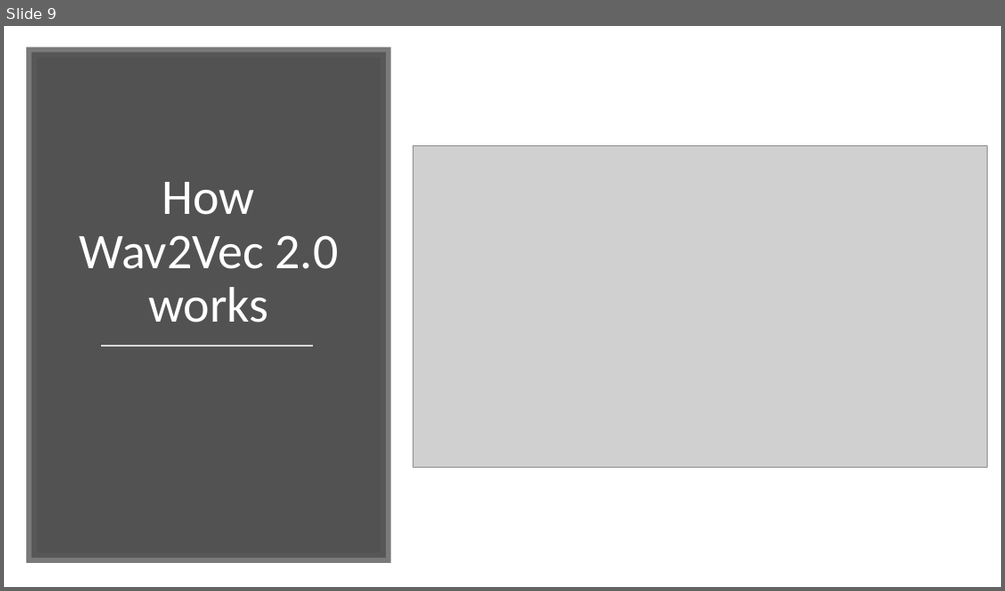
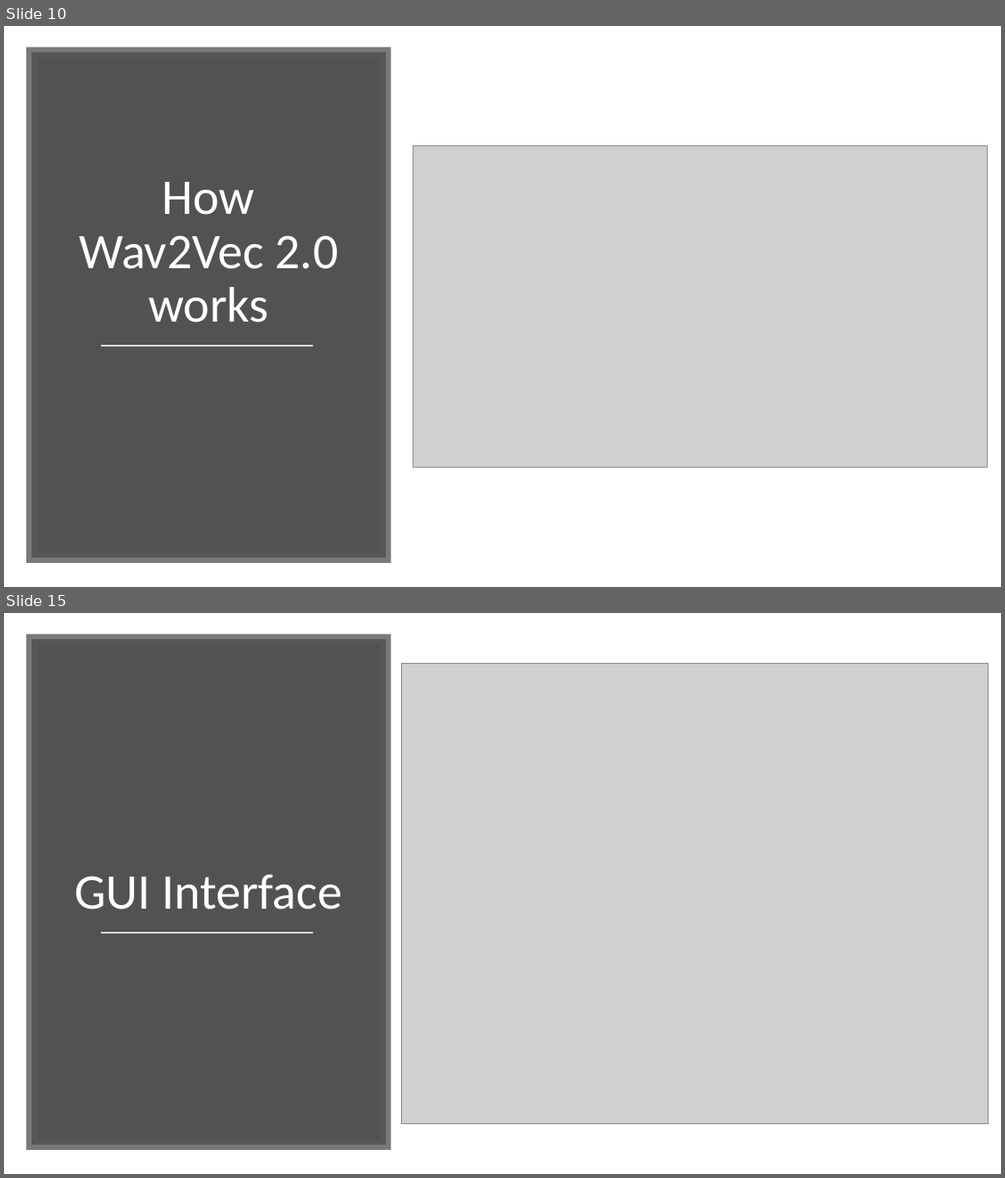
Before and after one commit to Noskid1999/FPP_NepaliASR, a slide deck: ProductPresentation.pptx. Shown one above the other, each under a label of ours: slide 9 before the commit, slides 10 and 15 after it; the slides between them are not shown. The pictures are 1005x591 and 1005x1178 pixels, drawn with LibreOffice and Linux fonts; fonts in the diff are those of the drawing; grey boxes stand for pictures. Boxes give left, top, right and bottom in pixels: in the first picture for what was removed or moved away, otherwise in the second. Text is boxed around its words. In the diff, an @@ line names an element or a change of style, - is before the commit and + after.

```diff
--- a/ProductPresentation.pptx
+++ b/ProductPresentation.pptx
@@ slide 15 added at bbox=[4, 613, 1001, 1174], background #FFFFFF @@
@@ rectangle added at bbox=[32, 639, 386, 1144], fill #404040 at 90% opacity, outline #595959 10 pt @@
@@ picture added at bbox=[401, 663, 988, 1124] @@
@@ title added at bbox=[74, 874, 342, 909], 48 pt, text #FFFFFF @@
+GUI Interface
@@ line added from (101, 933) to (313, 933), #D9D9D9 1.75 pt @@
@@ what was slide 9 is now slide 10 @@
```
Also in this commit, not shown: 3 slides changed, 7 other slides added, 3 other files.
